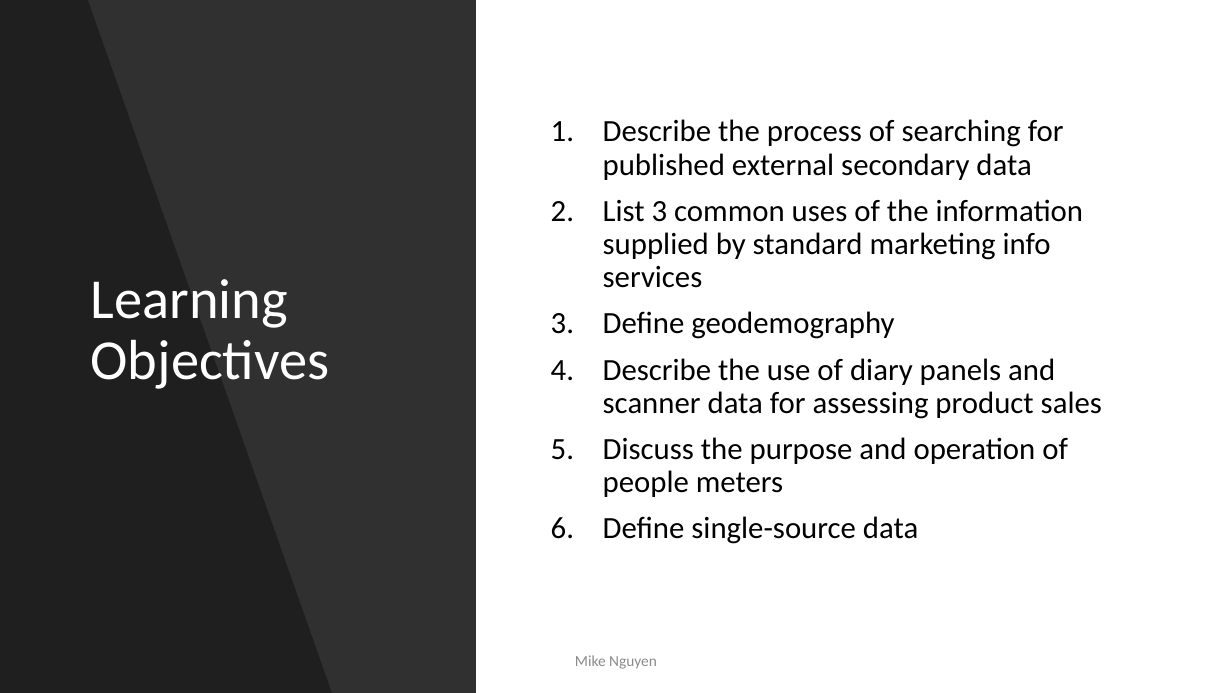
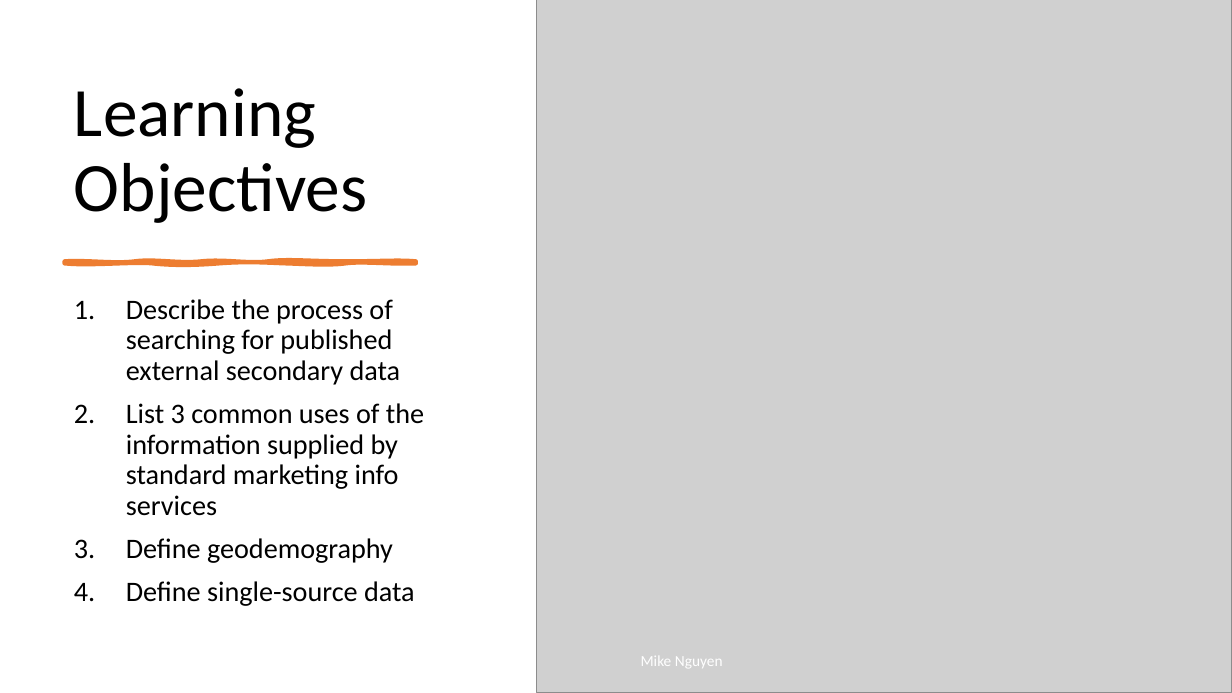
Before and after one commit to mikenguyen13/mar4050_S22, a slide deck: slide 7 of lectures/4/1_External Secondary Data_Causal Research.pptx (slide 8 before the commit). Drawn at 1232x693 pixels with LibreOffice and Linux fonts; fonts in the diff are those of the drawing; grey boxes stand for pictures. Boxes give left, top, right and bottom in pixels: in the first picture for what was removed or moved away, otherwise in the second. Text is boxed around its words. In the diff, an @@ line names an element or a change of style, - is before the commit and + after.

```diff
--- a/lectures/4/1_External Secondary Data_Causal Research.pptx
+++ b/lectures/4/1_External Secondary Data_Causal Research.pptx
@@ rectangle removed at (x1=0, y1=0, x2=476, y2=693) @@
@@ freeform shape removed at (x1=0, y1=0, x2=332, y2=693) @@
@@ picture added at (x1=537, y1=0, x2=1232, y2=693) @@
@@ title "Learning Objectives" moved from (x1=91, y1=279, x2=330, y2=389) to (x1=74, y1=88, x2=367, y2=223) @@
@@ title "Learning Objectives" at (x1=74, y1=88, x2=367, y2=223): size 44 to 54 pt, text colour #FFFFFF to #000000; vertical alignment middle to bottom @@
@@ freeform shape added at (x1=65, y1=262, x2=416, y2=263), fill #ED7D31, outline #ED7D31 3.5 pt @@
@@ text "Describe the process of searching ..." moved from (x1=603, y1=119, x2=1102, y2=544) to (x1=126, y1=299, x2=424, y2=606) @@
@@ text "Describe the process of searching ..." at (x1=126, y1=299, x2=424, y2=606): size 24 to 22 pt; vertical alignment middle to top @@
@@ text at (x1=603, y1=358, x2=1102, y2=497): paragraphs removed @@
-4. Describe the use of diary panels and scanner data for assessing product sales
-5. Discuss the purpose and operation of people meters
@@ text "Mike Nguyen" moved from (x1=575, y1=655, x2=657, y2=669) to (x1=641, y1=656, x2=723, y2=668) @@
@@ text "Mike Nguyen" at (x1=641, y1=656, x2=723, y2=668): text colour #8C8C8C to #FFFFFF; alignment centre to left @@
```
Also in this commit, not shown: 5 other slides changed, 1 slide removed.
